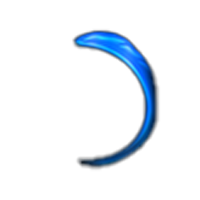
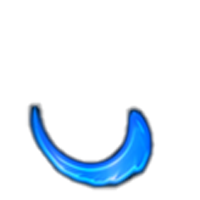
Revision of a layered 200×200 image; what changed, layer by layer:
hid "Layer 8" over box(70, 28, 160, 172)
showed "Layer 1" over box(26, 100, 158, 191)
